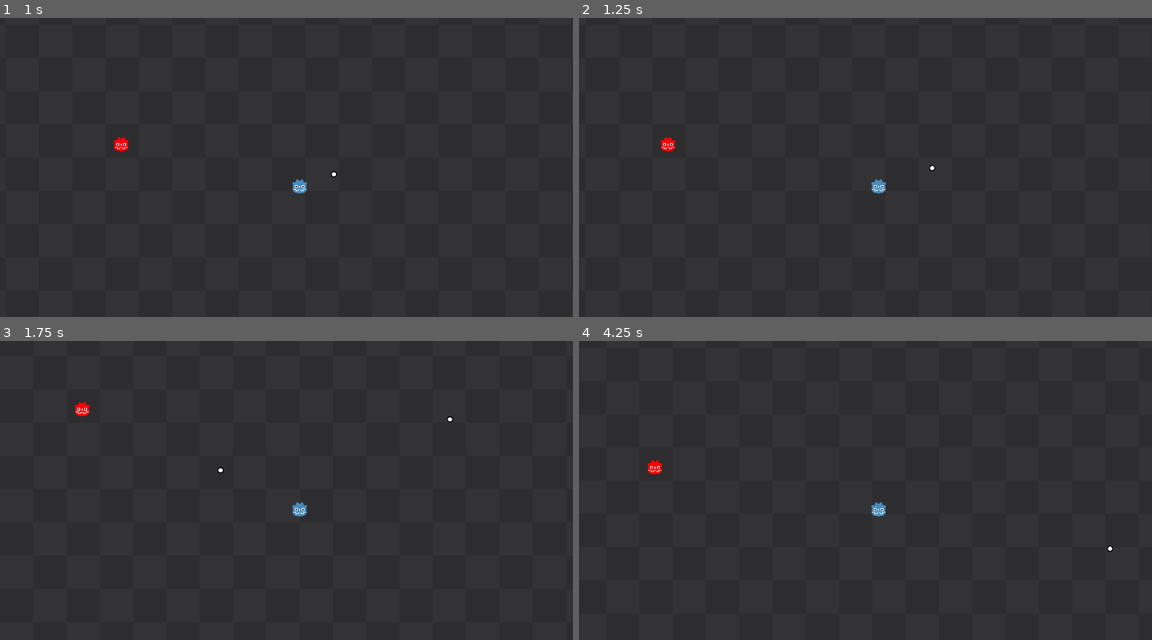
Above: before the commit, frames 1-4 (two rows, left to right).
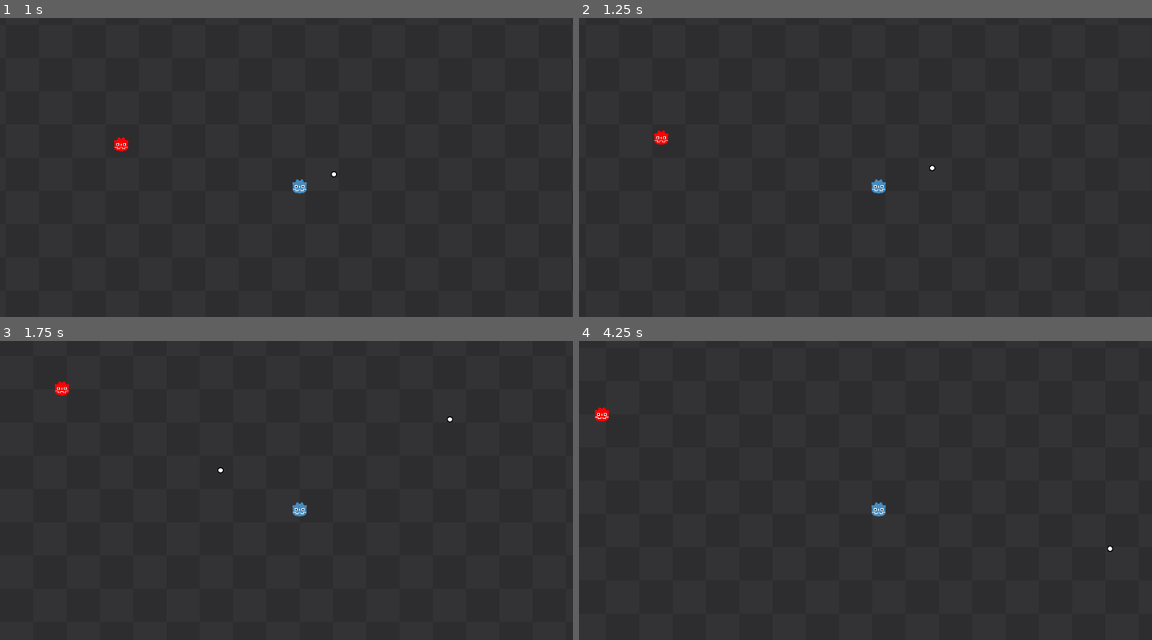
Above: after the commit, the same moments.

Repository: EncryptedCow/AGJ24
Game: Godot game, scene res://scenes/in_arcade_game/in_arcade_game.tscn
Same seed, same stepped clock (60 frames per second), same inputs: the game is played once before the commit and once after it.
Inputs (mouse positions are in pixels of both pictures, inside the frame that each line leads up to):
- Up to frame 1 (1 s): tap Enter at 0.5 s; move the mouse to (429, 170) at 0.52 s; press the mouse at (429, 170) at 0.53 s; hold D (move_right) from 0.53 s (still down)
- Up to frame 2 (1.25 s): keep holding D (move_right)
- Up to frame 3 (1.75 s): move the mouse to (177, 526) at 1.27 s; release D (move_right) at 1.28 s; release the mouse at (177, 526) at 1.28 s; hold S (move_down) from 1.28 s (still down); click (177, 526) at 1.35 s
- Up to frame 4 (4.25 s): move the mouse to (939, 436) at 2.02 s; release S (move_down) at 2.03 s; press the mouse at (939, 436) at 2.03 s; hold D (move_right) 2.03-2.78 s; move the mouse to (848, 577) at 2.77 s; release the mouse at (848, 577) at 2.78 s; hold W (move_up) 2.78-3.53 s; click (848, 577) at 2.85 s; move the mouse to (1060, 559) at 3.52 s; press the mouse at (1060, 559) at 3.53 s; hold A (move_left) from 3.53 s (still down)

Frame 1 is identical in both runs. In frame 2, 0.2% of the frame differs, in the area x 13-17%, y 37-45%; in frame 3, 0.2%; in frame 4, 0.2%, in the area x 2-15%, y 22-45%.

Commit message:
add basic ranged enemy

Diff:
--- /dev/null
+++ b/components/enemy_controllers/ranged_enemy_controller.gd
@@ -0,0 +1,31 @@
+class_name RangedEnemyController
+
+extends Node
+
+@export var body: CharacterBody2D
+@export var move_timer: Timer
+@export var move_speed: float = 75
+@export var idle_time_range: Vector2 = Vector2(1.0, 2.5)
+@export var move_time_range: Vector2 = Vector2(1.0, 2.5)
+
+var is_idle: bool = true
+var move_dir: Vector2
+
+var movement_dir_list: Array[Vector2] = [
+	Vector2.UP, Vector2.DOWN, Vector2.LEFT, Vector2.RIGHT,
+	Vector2(1, 1).normalized(), # Bottom right
+	Vector2(-1, 1).normalized(), # Bottom left
+	Vector2(-1, -1).normalized(), # Top left
+	Vector2(1, -1).normalized() # Top right
+]
+
+func _on_movement_timer_timeout() -> void:
+	var time_range: Vector2 = idle_time_range if is_idle else move_time_range
+	is_idle = !is_idle
+	move_dir = movement_dir_list.pick_random()
+	move_timer.start(randf_range(time_range.x, time_range.y))
+
+func _physics_process(delta: float) -> void:
+	if !is_idle:
+		body.velocity = move_dir * move_speed
+		body.move_and_slide()
--- a/entities/enemies/ranged_enemy.tscn
+++ b/entities/enemies/ranged_enemy.tscn
@@ -1,7 +1,8 @@
-[gd_scene load_steps=5 format=3 uid="uid://dlsq5k1nakpn3"]
+[gd_scene load_steps=6 format=3 uid="uid://dlsq5k1nakpn3"]
 
 [ext_resource type="PackedScene" uid="uid://b455gke4ucqxq" path="res://entities/base_enemy.tscn" id="1_fpun0"]
 [ext_resource type="Texture2D" uid="uid://cw6rg4ewljj5f" path="res://textures/enemy.png" id="2_psbvm"]
+[ext_resource type="Script" path="res://components/enemy_controllers/ranged_enemy_controller.gd" id="3_iaivd"]
 
 [sub_resource type="CircleShape2D" id="CircleShape2D_t1lc1"]
 radius = 16.0
@@ -23,3 +24,13 @@
 
 [node name="CollisionShape2D" type="CollisionShape2D" parent="Hitbox" index="0"]
 shape = SubResource("CircleShape2D_v8t7i")
+
+[node name="MovementTimer" type="Timer" parent="." index="4"]
+autostart = true
+
+[node name="RangedEnemyController" type="Node" parent="." index="5" node_paths=PackedStringArray("body", "move_timer")]
+script = ExtResource("3_iaivd")
+body = NodePath("..")
+move_timer = NodePath("../MovementTimer")
+
+[connection signal="timeout" from="MovementTimer" to="RangedEnemyController" method="_on_movement_timer_timeout"]
